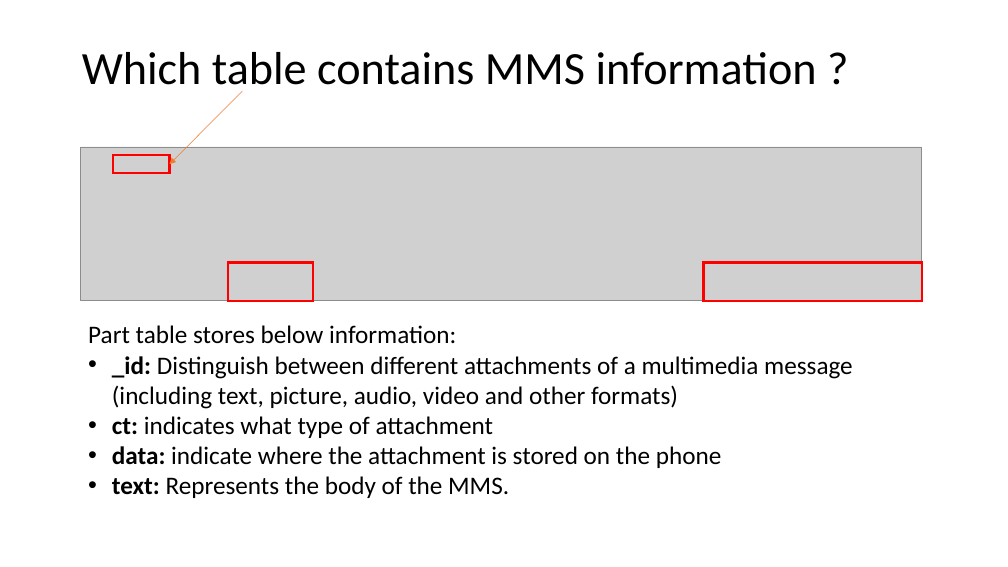
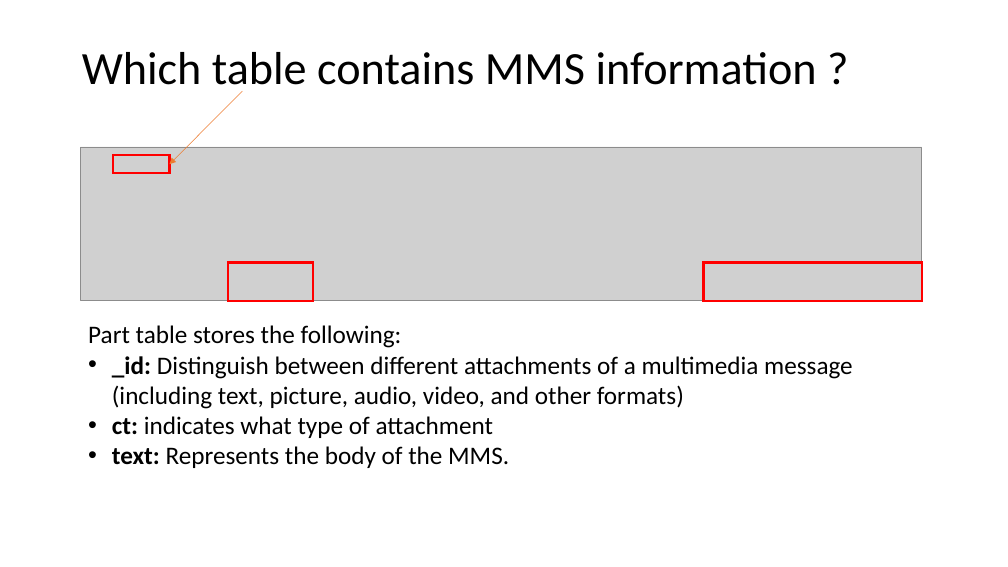
Before and after one commit to frankwxu/digital-forensics-lab, a slide deck: slide 22 of Andriod10/5_1_1_AOSP_App_Investigations_Messaging.pptx (slide 24 before the commit). Drawn at 1008x567 pixels with LibreOffice and Linux fonts; fonts in the diff are those of the drawing; grey boxes stand for pictures; background and template pictures are left out. Boxes give left, top, right and bottom in pixels: in the first picture for what was removed or moved away, otherwise in the second. Text is boxed around its words. In the diff, an @@ line names an element or a change of style, - is before the commit and + after.

```diff
--- a/Andriod10/5_1_1_AOSP_App_Investigations_Messaging.pptx
+++ b/Andriod10/5_1_1_AOSP_App_Investigations_Messaging.pptx
@@ text at bbox=[88, 325, 853, 409]: text changed @@
-Part table stores below information:
-• _id: Distinguish between different attachments of a multimedia message (including text, picture, audio, video and other formats)
+Part table stores the following:
+• _id: Distinguish between different attachments of a multimedia message (including text, picture, audio, video, and other formats)
@@ text at bbox=[112, 446, 722, 468]: paragraph removed @@
-• data: indicate where the attachment is stored on the phone
```
Also in this commit, not shown: 8 other slides changed, 2 slides removed, 3 other files.
